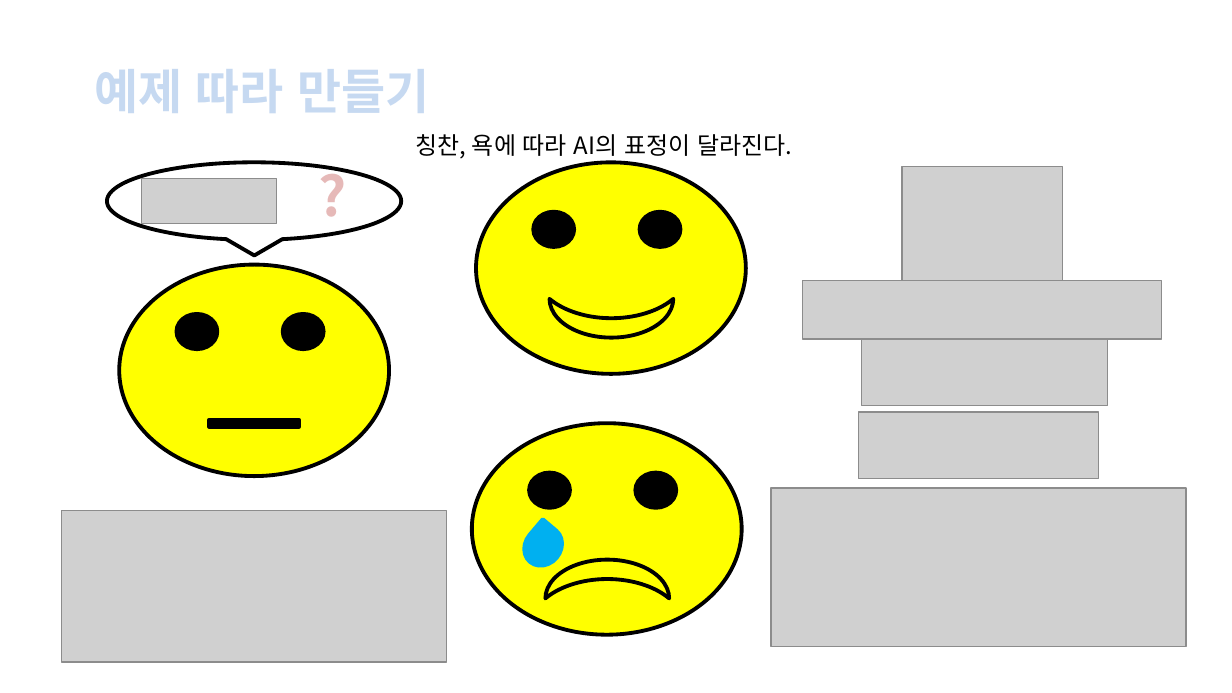
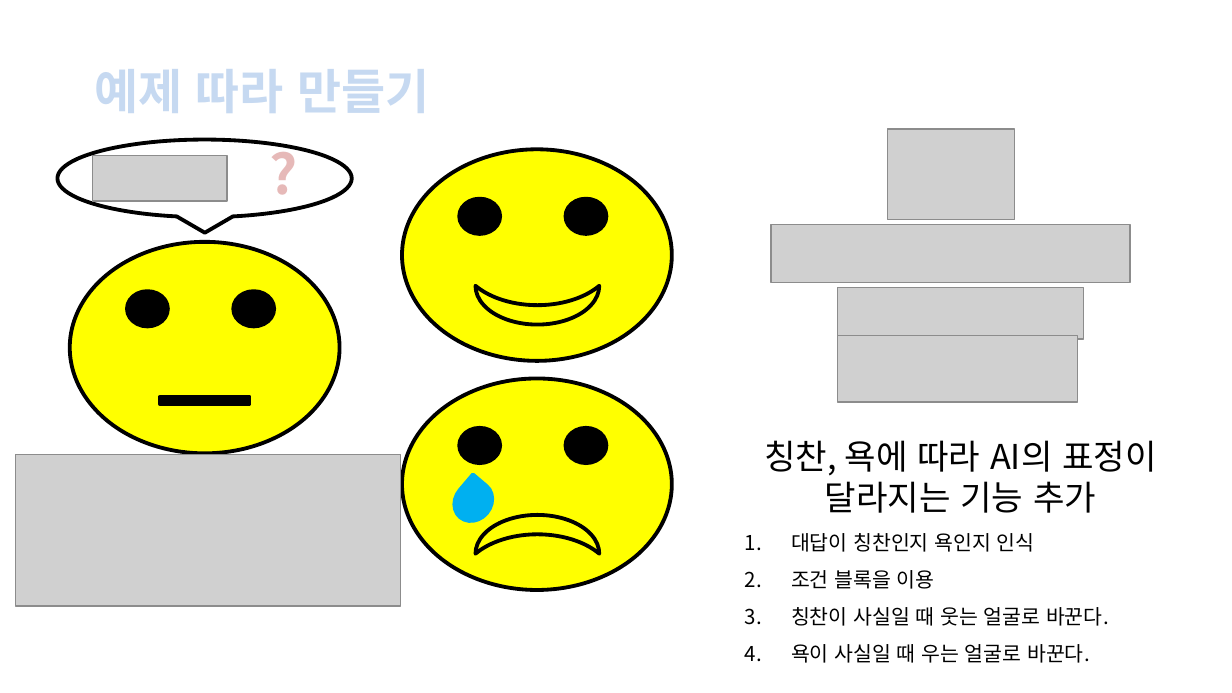
Before and after one commit to MachineLearningPython/E.Korean-Subject-and-Predicate, a slide deck: slide 16 of 스크래치ppt.pptx (slide 15 before the commit). Drawn at 1232x693 pixels with LibreOffice and Linux fonts; fonts in the diff are those of the drawing; grey boxes stand for pictures; background and template pictures are left out. Boxes give left, top, right and bottom in pixels: in the first picture for what was removed or moved away, otherwise in the second. Text is boxed around its words. In the diff, an @@ line names an element or a change of style, - is before the commit and + after.

```diff
--- a/스크래치ppt.pptx
+++ b/스크래치ppt.pptx
@@ picture: place and size @@
-picture at (902, 166, 1062, 281)
+picture at (887, 129, 1014, 221)
@@ picture: place and size @@
-picture at (803, 281, 1162, 339)
+picture at (771, 224, 1130, 282)
@@ 3 ellipses, 1 picture, 1 rectangle, 1 speech bubble, 1 text: place and size @@
-3 ellipses, 1 picture, 1 rectangle, 1 speech bubble, 1 text at (107, 156, 402, 477)
+3 ellipses, 1 picture, 1 rectangle, 1 speech bubble, 1 text at (58, 133, 352, 453)
@@ 3 ellipses, 1 moon: place and size @@
-3 ellipses, 1 moon at (476, 163, 745, 375)
+3 ellipses, 1 moon at (402, 149, 671, 361)
@@ picture: place and size @@
-picture at (861, 339, 1108, 405)
+picture at (838, 288, 1084, 340)
@@ picture: place and size @@
-picture at (859, 411, 1099, 478)
+picture at (838, 335, 1078, 402)
@@ text at (764, 440, 1157, 663): text changed; size 14 to 12 pt @@
-칭찬, 욕에 따라 AI의 표정이 달라진다.
+칭찬, 욕에 따라 AI의 표정이 달라지는 기능 추가
+1. 대답이 칭찬인지 욕인지 인식
+2. 조건 블록을 이용
+3. 칭찬이 사실일 때 웃는 얼굴로 바꾼다.
+4. 욕이 사실일 때 우는 얼굴로 바꾼다.
@@ picture: place and size @@
-picture at (62, 510, 447, 662)
+picture at (16, 455, 402, 606)
@@ picture removed at (771, 488, 1186, 647) @@
@@ 3 ellipses, 1 teardrop, 1 moon: place and size @@
-3 ellipses, 1 teardrop, 1 moon at (472, 424, 742, 636)
+3 ellipses, 1 teardrop, 1 moon at (402, 378, 671, 590)
```
Also in this commit, not shown: 14 other slides changed, 1 slide added, 1 other file.
